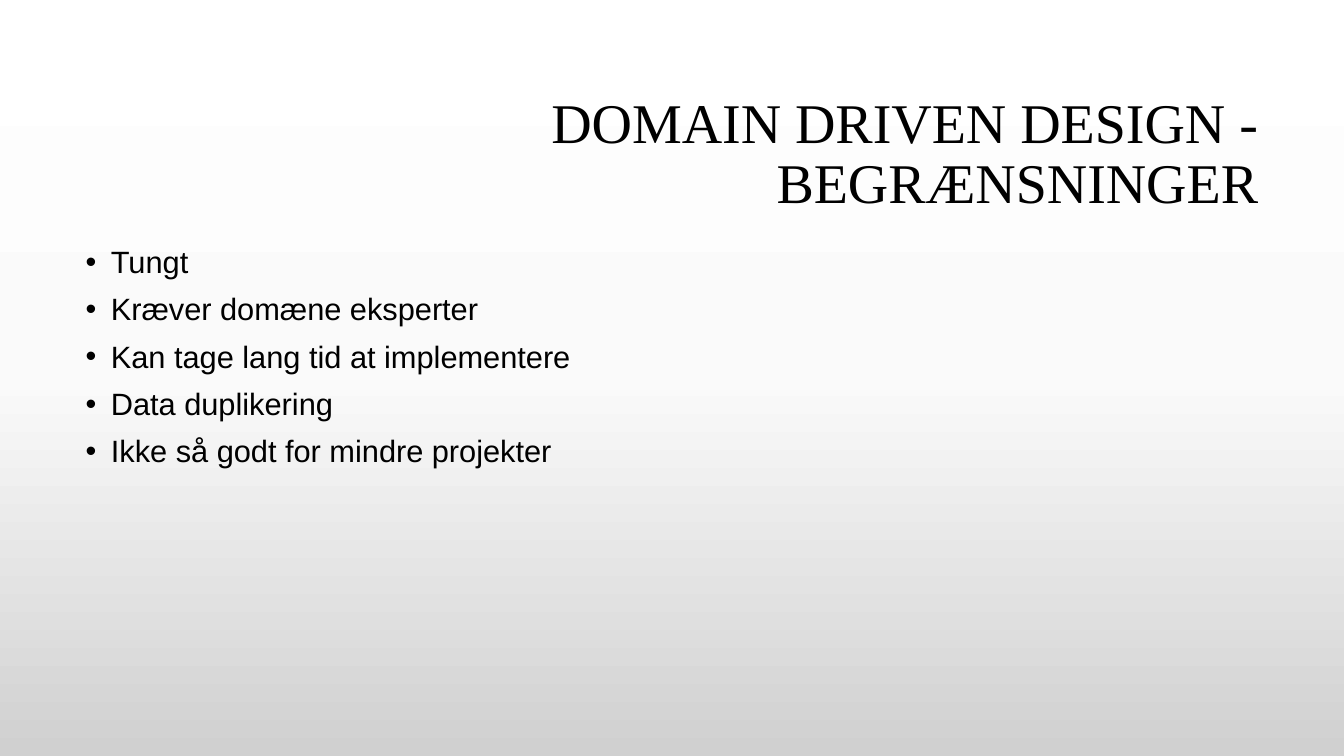
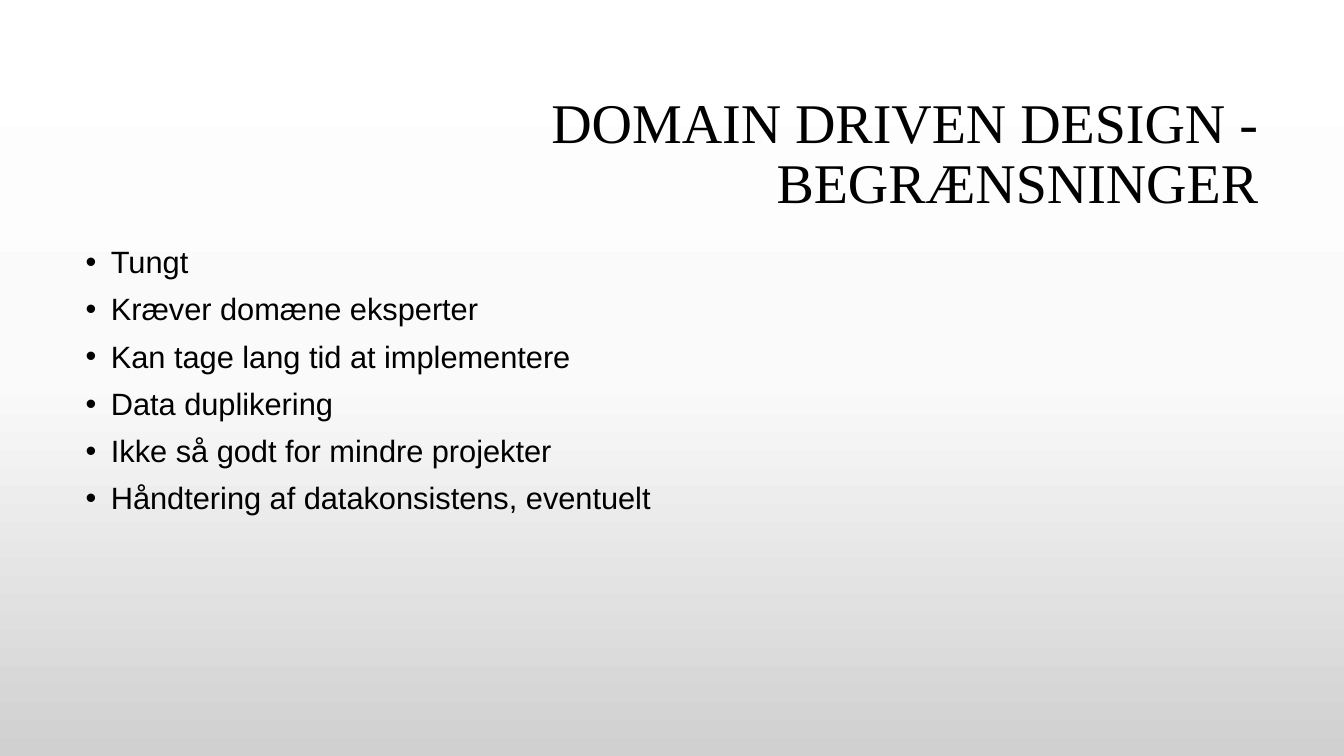
Before and after one commit to GitDeveloperBel/Kafka, a slide deck: slide 16 of presentation.pptx. Drawn at 1344x756 pixels with LibreOffice and Linux fonts; fonts in the diff are those of the drawing; background and template pictures are left out. Boxes give left, top, right and bottom in pixels: in the first picture for what was removed or moved away, otherwise in the second. Text is boxed around its words. In the diff, an @@ line names an element or a change of style, - is before the commit and + after.

```diff
--- a/presentation.pptx
+++ b/presentation.pptx
@@ text at <box>111,485,651,515</box>: paragraph added @@
+• Håndtering af datakonsistens, eventuelt
```
Also in this commit, not shown: 6 other slides changed, 2 slides added, 13 other files.
